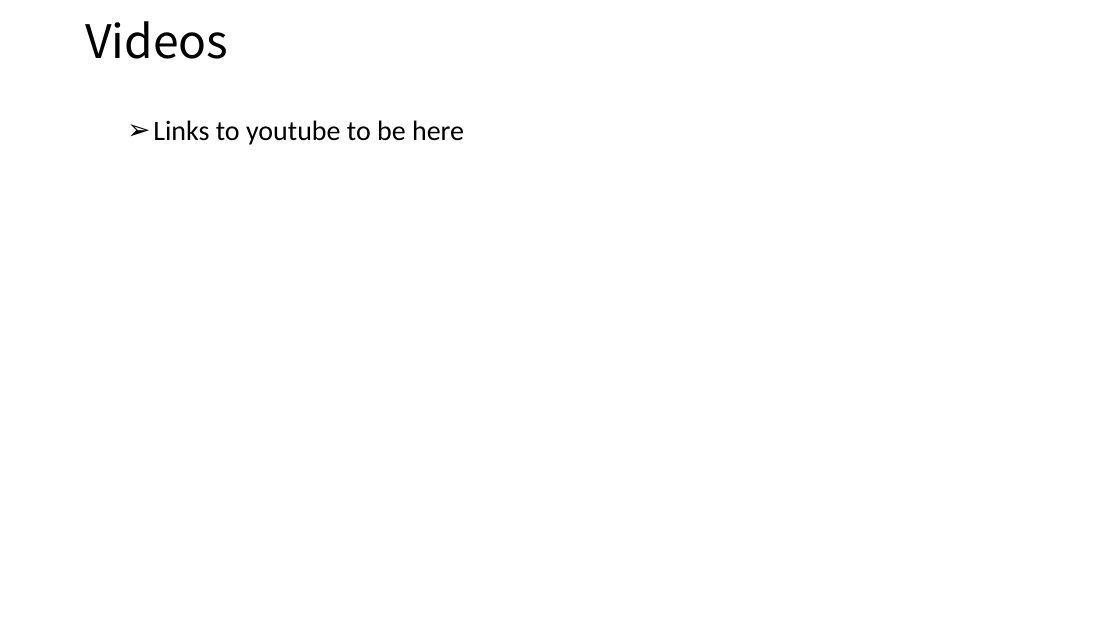
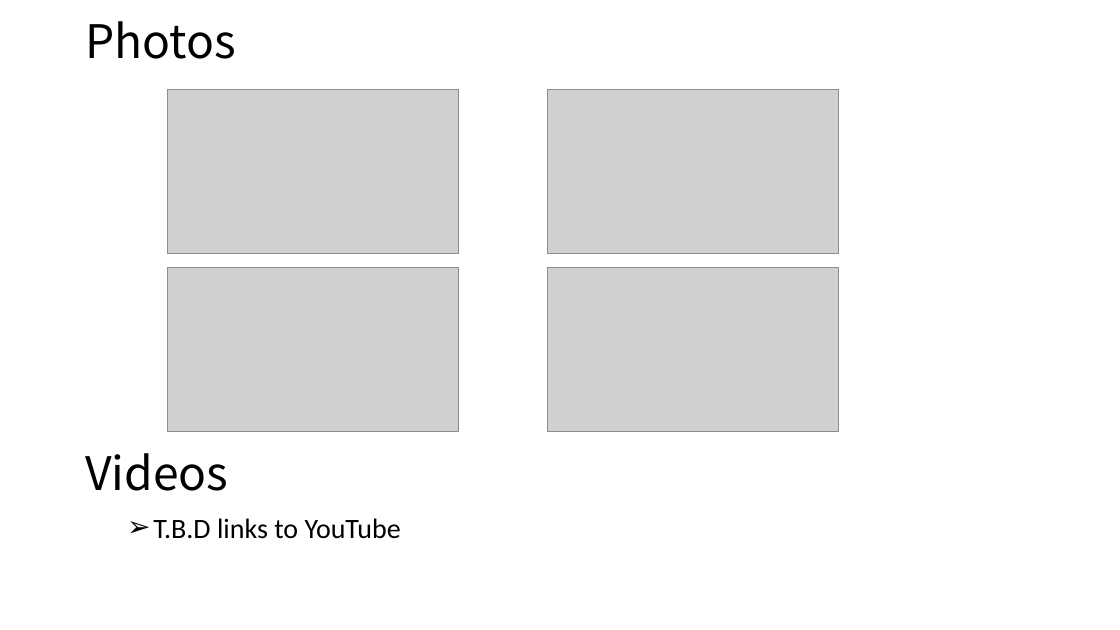
Before and after one commit to iwatake2222/DigitalCamera_STM32, a slide deck: slide 6 of 01_doc/DigitalCameraDesignDocument.pptx. Drawn at 1120x630 pixels with LibreOffice and Linux fonts; fonts in the diff are those of the drawing; grey boxes stand for pictures. Boxes give left, top, right and bottom in pixels: in the first picture for what was removed or moved away, otherwise in the second. Text is boxed around its words. In the diff, an @@ line names an element or a change of style, - is before the commit and + after.

```diff
--- a/01_doc/DigitalCameraDesignDocument.pptx
+++ b/01_doc/DigitalCameraDesignDocument.pptx
@@ title added at (85,21,236,59), 39.6 pt, text #000000 @@
+Photos
@@ picture added at (167,89,459,253) @@
@@ picture added at (547,89,839,253) @@
@@ text removed at (153,120,464,145) @@
-➢ Links to youtube to be here
@@ picture added at (167,268,459,432) @@
@@ picture added at (547,268,839,432) @@
@@ text "Videos": place and size @@
-text "Videos" at (85,21,228,59)
+text "Videos" at (85,453,228,491)
@@ text "Videos" at (85,453,228,491): line spacing 0.9 to 0.8 @@
@@ text added at (153,518,401,539), 24 pt, text #000000 @@
+➢ T.B.D links to YouTube
```
Also in this commit, not shown: 3 other slides changed, 1 slide added, 1 slide removed, 9 other files.
